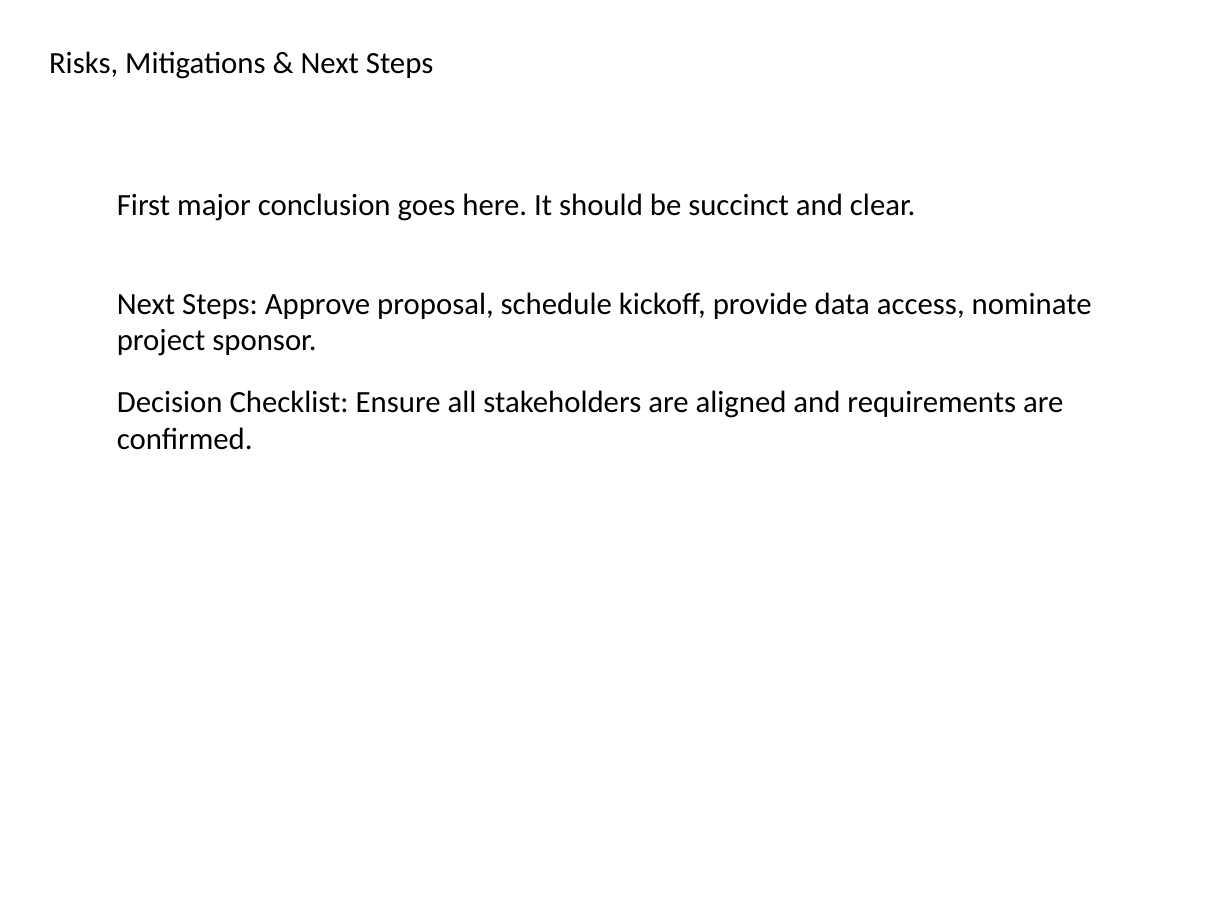
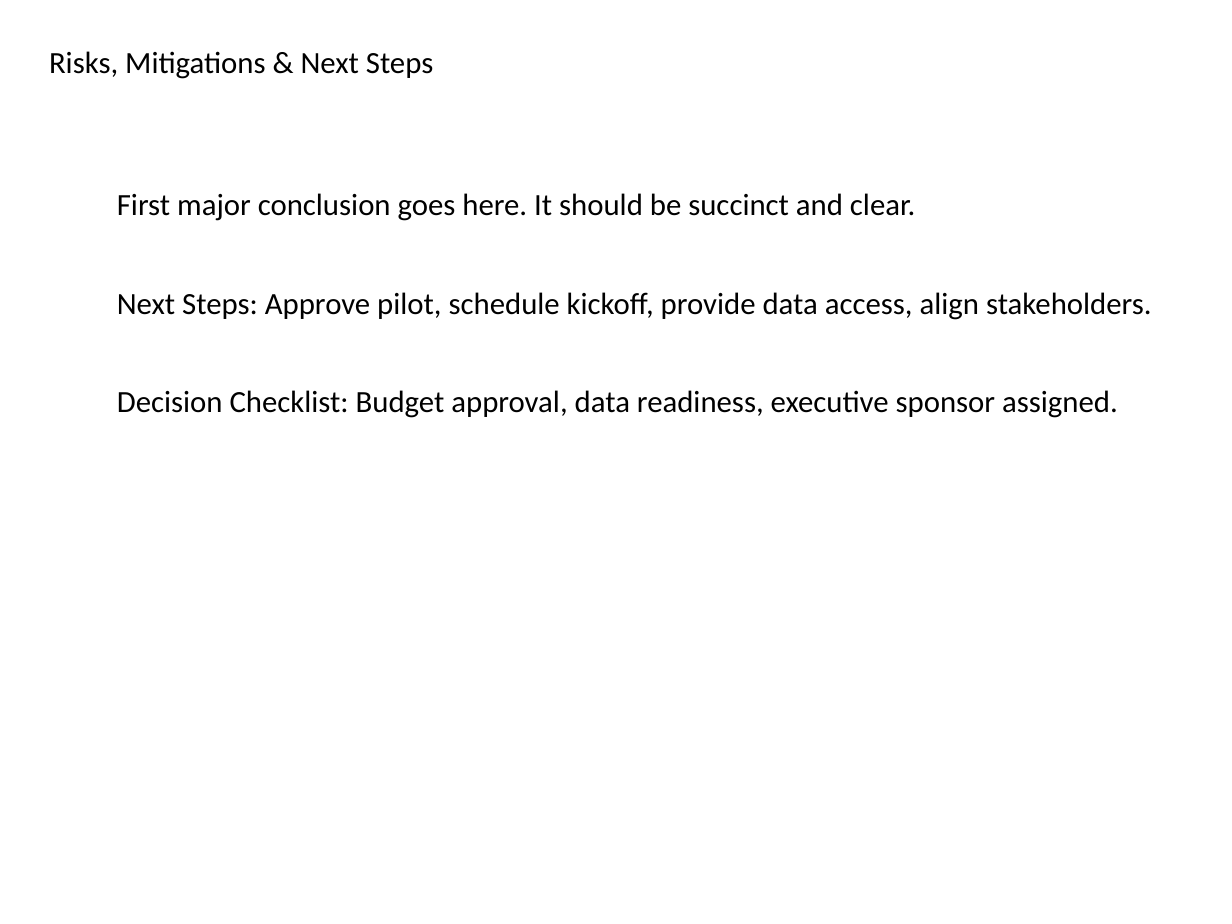
Before and after one commit to vedant1811/kenley-create-decks, a slide deck: slide 10 of src/lib/output/GeneratedPresentation.pptx. Drawn at 1232x924 pixels with LibreOffice and Linux fonts; fonts in the diff are those of the drawing. Boxes give left, top, right and bottom in pixels: in the first picture for what was removed or moved away, otherwise in the second. Text is boxed around its words. In the diff, an @@ line names an element or a change of style, - is before the commit and + after.

```diff
--- a/src/lib/output/GeneratedPresentation.pptx
+++ b/src/lib/output/GeneratedPresentation.pptx
@@ text at <box>117,292,1152,320</box>: text changed @@
-Next Steps: Approve proposal, schedule kickoff, provide data access, nominate project sponsor.
+Next Steps: Approve pilot, schedule kickoff, provide data access, align stakeholders.
@@ text at <box>117,390,1118,418</box>: text changed @@
-Decision Checklist: Ensure all stakeholders are aligned and requirements are confirmed.
+Decision Checklist: Budget approval, data readiness, executive sponsor assigned.
```
Also in this commit, not shown: 8 other slides changed, 1 slide added, 1 slide removed, 2 other files.
